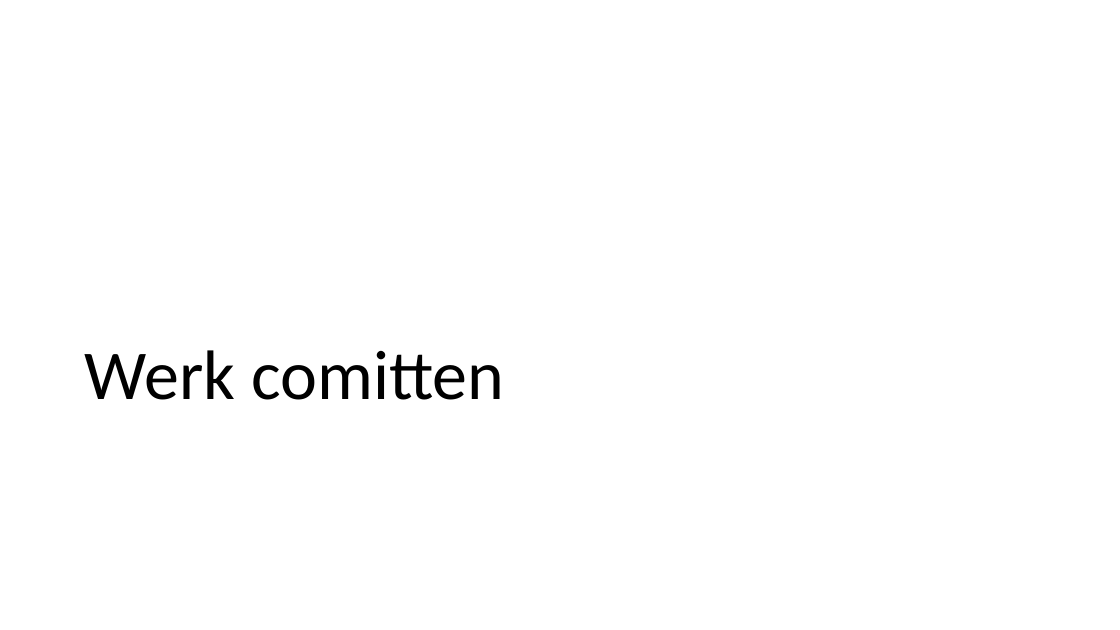
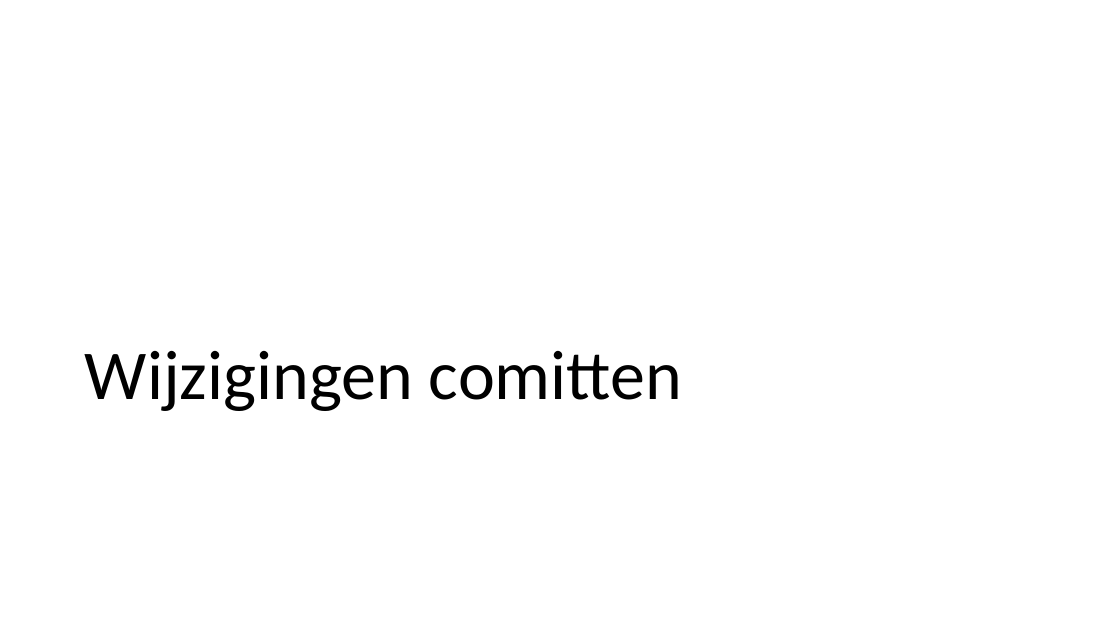
Before and after one commit to LFKoning/knowledge-sharing, a slide deck: slide 20 of git_course/1_basics/git_basic.pptx. Drawn at 1120x630 pixels with LibreOffice and Linux fonts; fonts in the diff are those of the drawing. Boxes give left, top, right and bottom in pixels: in the first picture for what was removed or moved away, otherwise in the second. Text is boxed around its words. In the diff, an @@ line names an element or a change of style, - is before the commit and + after.

```diff
--- a/git_course/1_basics/git_basic.pptx
+++ b/git_course/1_basics/git_basic.pptx
@@ title at bbox=[85, 351, 682, 411]: text changed @@
-Werk comitten
+Wijzigingen comitten
```
Also in this commit, not shown: 3 other slides changed, 2 slides added, 1 other file.
